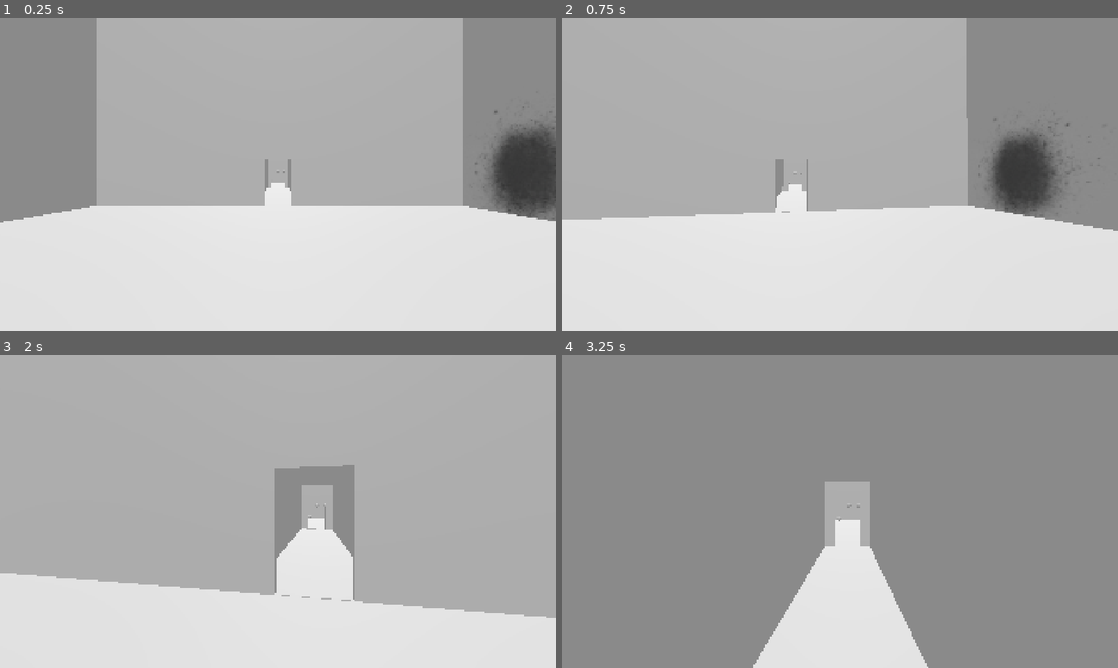
Above: before the commit, frames 1-4 (two rows, left to right).
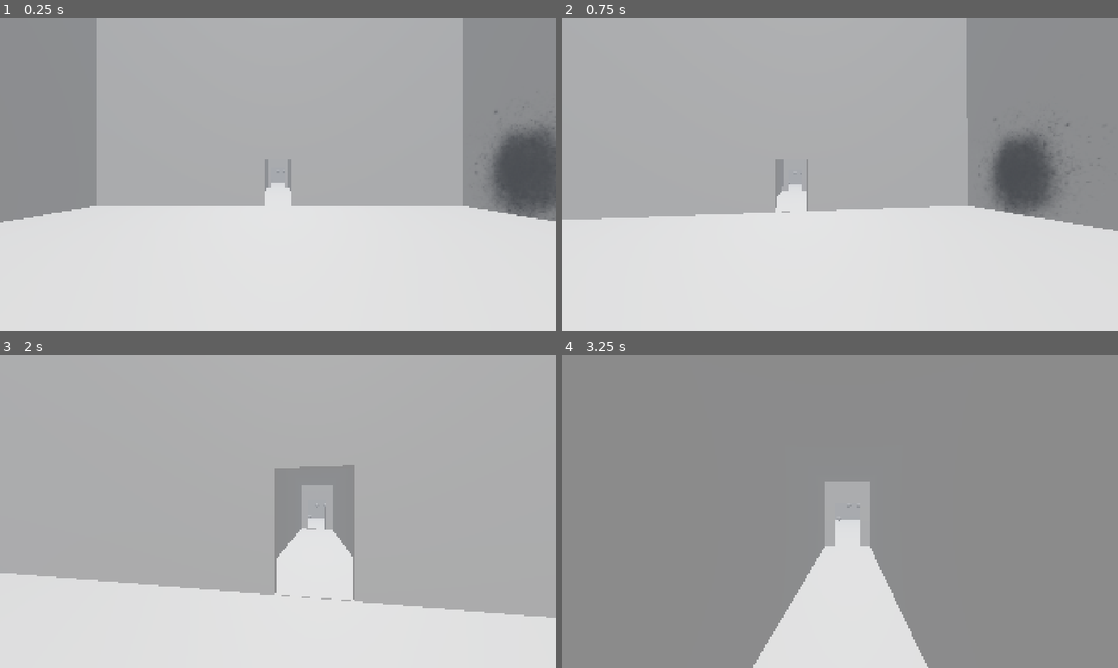
Above: after the commit, the same moments.

Repository: AskeKlaus/Level10
Game: Godot game, scene res://Levels/Level1.tscn
Two runs of this game, one before a commit and one after it. Both use one fixed random seed, a clock stepped at 60 frames per second and the inputs below.
Inputs (mouse positions are in pixels of both pictures, inside the frame that each line leads up to):
- Up to frame 1 (0.25 s): no input
- Up to frame 2 (0.75 s): tap Enter at 0.5 s; move the mouse to (867, 174) at 0.52 s; hold W (move_forward) from 0.53 s (still down); tap E (interact) at 0.6 s
- Up to frame 3 (2 s): keep holding W (move_forward); tap Space (jump) at 0.77, 1.52 s; move the mouse to (250, 511) at 1.27 s; tap E (interact) at 1.35 s
- Up to frame 4 (3.25 s): keep holding W (move_forward); move the mouse to (851, 505) at 2.02 s; tap E (interact) at 2.1, 2.85 s; move the mouse to (834, 517) at 2.77 s; tap Space (jump) at 3.02 s

The runs differ from the first frame. In frame 1, 1.5% of the frame differs, in the area x 89-100%, y 38-62%; in frame 2, 0.8%; in frame 3, less than 0.1%; in frame 4, less than 0.1%.

Commit message:
Чуть повозился с туманом

Diff:
--- a/Levels/Level1.tscn
+++ b/Levels/Level1.tscn
@@ -21,6 +21,8 @@
 background_mode = 2
 ambient_light_source = 2
 ambient_light_color = Color(1, 1, 1, 1)
+fog_enabled = true
+fog_light_energy = 1.33
 
 [sub_resource type="StandardMaterial3D" id="StandardMaterial3D_i80g2"]
 transparency = 1
